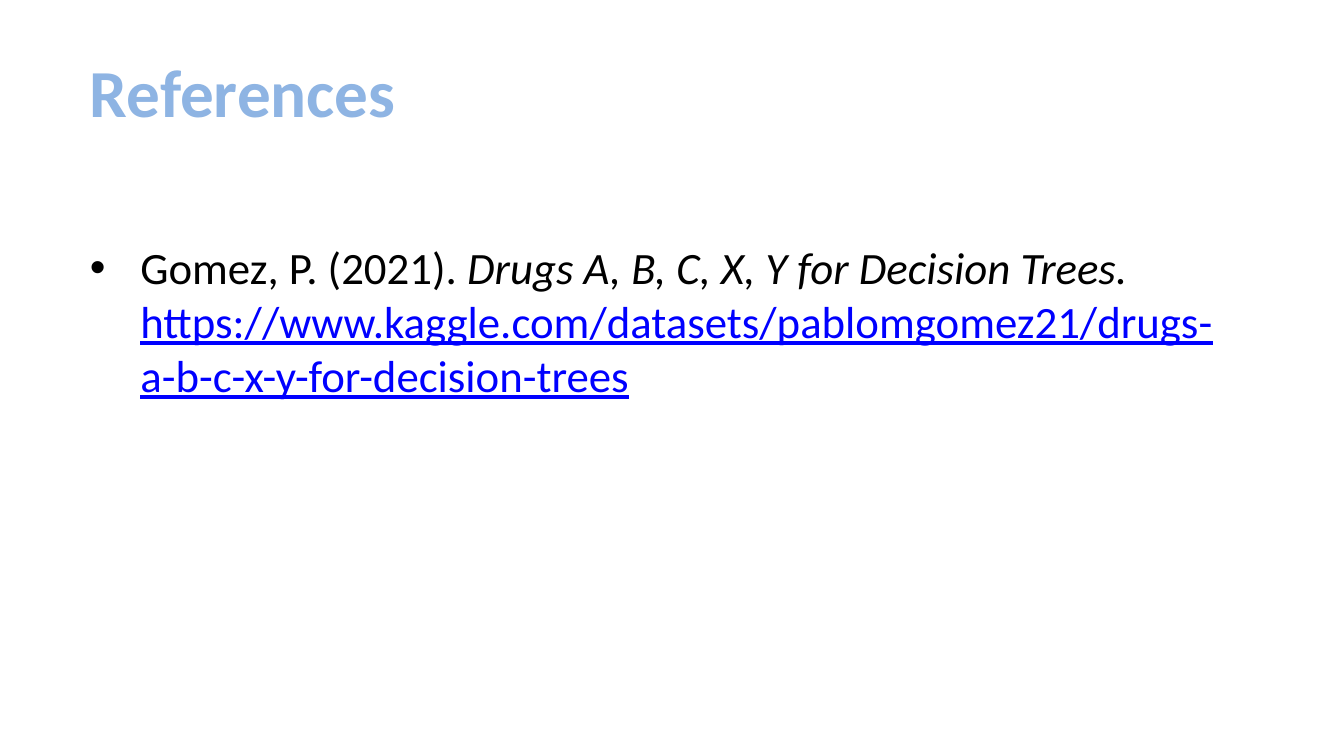
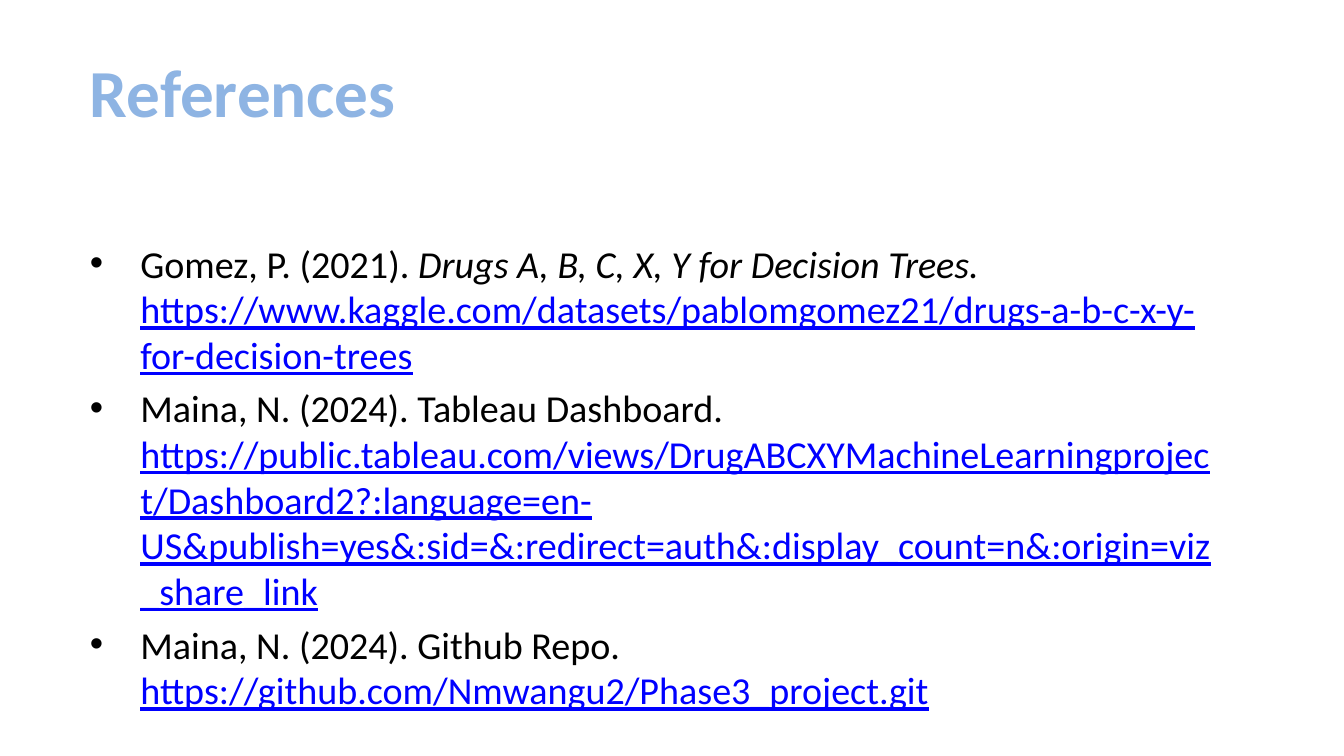
Before and after one commit to Nmwangu2/Phase3_project, a slide deck: slide 23 of Phase3_Project.pptx. Drawn at 1344x756 pixels with LibreOffice and Linux fonts; fonts in the diff are those of the drawing; background and template pictures are left out. Boxes give left, top, right and bottom in pixels: in the first picture for what was removed or moved away, otherwise in the second. Text is boxed around its words. In the diff, an @@ line names an element or a change of style, - is before the commit and + after.

```diff
--- a/Phase3_Project.pptx
+++ b/Phase3_Project.pptx
@@ text at bbox=[140, 250, 1194, 375]: size 24 to 20.4 pt in "Gomez, P. (2021). Drugs A, B, C, ..." @@
@@ text at bbox=[140, 394, 1210, 711]: paragraphs added @@
+• Maina, N. (2024). Tableau Dashboard. https://public.tableau.com/views/DrugABCXYMachineLearningproject/Dashboard2?:language=en-US&publish=yes&:sid=&:redirect=auth&:display_count=n&:origin=viz_share_link
+• Maina, N. (2024). Github Repo. https://github.com/Nmwangu2/Phase3_project.git
```
Also in this commit, not shown: 2 other slides changed, 2 other files.
